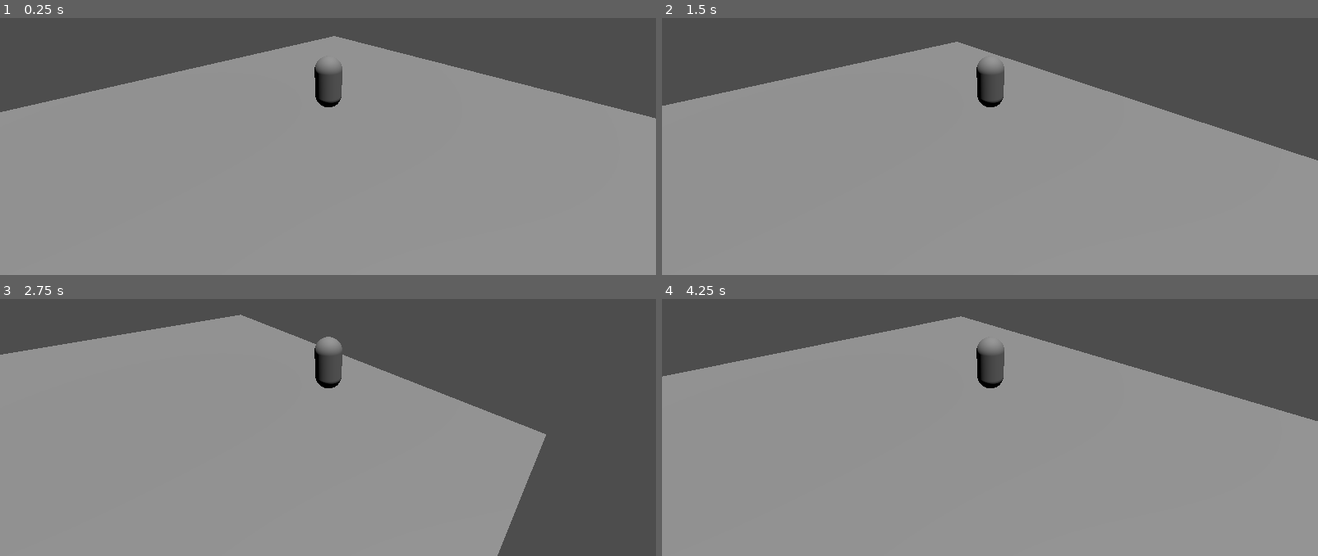
Above: before the commit, frames 1-4 (two rows, left to right).
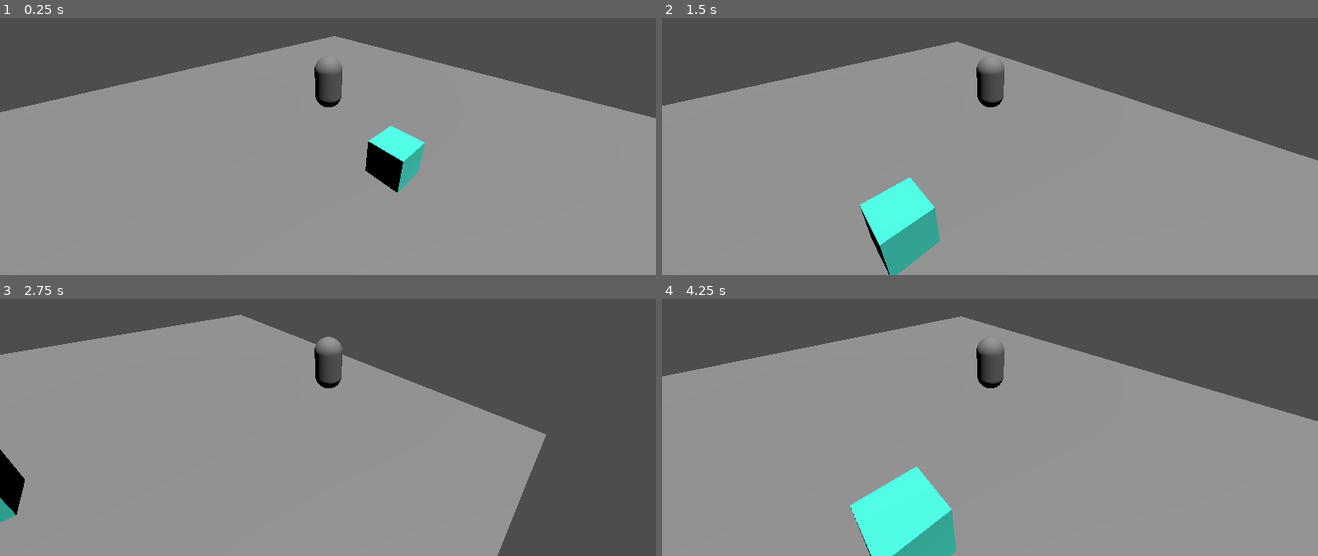
Above: after the commit, the same moments.

Repository: MagnusLucas/Cyberiada-Main-Game
Game: Godot game, scene res://game.tscn
Same seed, same stepped clock (60 frames per second), same inputs: the game is played once before the commit and once after it.
Inputs:
- Up to frame 1 (0.25 s): no input
- Up to frame 2 (1.5 s): hold D (go_right) 0.53-1.28 s; tap E (interact, bound only after the commit) at 0.6, 1.35 s; tap Space (jump) at 0.77 s; hold S (go_down) from 1.28 s (still down)
- Up to frame 3 (2.75 s): tap Space (jump) at 1.52 s; release S (go_down) at 2.03 s; hold D (go_right) from 2.03 s (still down); tap E (interact, bound only after the commit) at 2.1 s
- Up to frame 4 (4.25 s): release D (go_right) at 2.78 s; hold W (go_up) 2.78-3.53 s; tap E (interact, bound only after the commit) at 2.85, 3.6 s; tap Space (jump) at 3.02, 3.77 s; hold A (go_left) from 3.53 s (still down)

The runs differ from the first frame. In frame 1, 1.6% of the frame differs, in the area x 55-65%, y 42-69%; in frame 2, 2.9%; in frame 3, 0.7%; in frame 4, 4.0%, in the area x 28-45%, y 65-100%.

Commit message:
added example item
added an example item which can be picked and collided with

Diff:
--- a/character.gd
+++ b/character.gd
@@ -4,11 +4,22 @@
 const SPEED = 5.0
 const JUMP_VELOCITY = 4.5
 
+#Item area mówi czy jakiś item jest w area iterakcji
+var item_area = false
+
+var the_pickable_item
 
 func _physics_process(delta: float) -> void:
 	# Add the gravity.
 	if not is_on_floor():
 		velocity += get_gravity() * delta
+
+	# Interact/take items
+	if Input.is_action_just_pressed("interact"):
+		if item_area:
+			if the_pickable_item.is_in_group("pickable") and the_pickable_item.can_take:
+				the_pickable_item.taken()
+
 
 	# Handle jump.
 	if Input.is_action_just_pressed("jump") and is_on_floor():
@@ -26,3 +37,10 @@
 		velocity.z = move_toward(velocity.z, 0, SPEED)
 
 	move_and_slide()
+
+func item_area_entered(body: Node3D) -> void:
+	the_pickable_item = body
+	item_area = true
+
+func item_area_exit(_body: Node3D) -> void:
+	item_area = false
--- a/character.tscn
+++ b/character.tscn
@@ -1,10 +1,13 @@
-[gd_scene load_steps=4 format=3 uid="uid://yl8edsf2vjry"]
+[gd_scene load_steps=5 format=3 uid="uid://yl8edsf2vjry"]
 
 [ext_resource type="Script" path="res://character.gd" id="1_v7l8u"]
 
 [sub_resource type="CapsuleShape3D" id="CapsuleShape3D_5k8hl"]
 
 [sub_resource type="CapsuleMesh" id="CapsuleMesh_f5kkg"]
+
+[sub_resource type="CylinderShape3D" id="CylinderShape3D_tvile"]
+radius = 2.0
 
 [node name="character" type="CharacterBody3D"]
 script = ExtResource("1_v7l8u")
@@ -17,3 +20,11 @@
 
 [node name="MeshInstance3D" type="MeshInstance3D" parent="."]
 mesh = SubResource("CapsuleMesh_f5kkg")
+
+[node name="interactable_area" type="Area3D" parent="."]
+
+[node name="CollisionShape3D2" type="CollisionShape3D" parent="interactable_area"]
+shape = SubResource("CylinderShape3D_tvile")
+
+[connection signal="body_entered" from="interactable_area" to="." method="item_area_entered"]
+[connection signal="body_exited" from="interactable_area" to="." method="item_area_exit"]
--- /dev/null
+++ b/example_item.gd
@@ -0,0 +1,9 @@
+extends StaticBody3D
+#can_take - checks if item is still on the ground (and not alr picked up)
+var can_take = true
+# Called every frame. 'delta' is the elapsed time since the previous frame.
+
+func taken():
+	can_take = false
+	print('example_item')
+	queue_free()
--- a/game.tscn
+++ b/game.tscn
@@ -1,12 +1,21 @@
-[gd_scene load_steps=4 format=3 uid="uid://bhnwh8opyot71"]
+[gd_scene load_steps=8 format=3 uid="uid://bhnwh8opyot71"]
 
 [ext_resource type="PackedScene" uid="uid://yl8edsf2vjry" path="res://character.tscn" id="1_h1qin"]
+[ext_resource type="Script" path="res://example_item.gd" id="2_fvn5p"]
 
 [sub_resource type="PlaneMesh" id="PlaneMesh_wo7lo"]
 size = Vector2(20, 20)
 
 [sub_resource type="BoxShape3D" id="BoxShape3D_w71c0"]
 size = Vector3(20, 1, 20)
+
+[sub_resource type="StandardMaterial3D" id="StandardMaterial3D_gjji1"]
+albedo_color = Color(0.297965, 1, 0.903801, 1)
+
+[sub_resource type="BoxMesh" id="BoxMesh_odqi5"]
+material = SubResource("StandardMaterial3D_gjji1")
+
+[sub_resource type="BoxShape3D" id="BoxShape3D_3ftox"]
 
 [node name="world" type="Node3D"]
 
@@ -24,3 +33,13 @@
 
 [node name="DirectionalLight3D" type="DirectionalLight3D" parent="."]
 transform = Transform3D(1, 0, 0, 0, 0.258819, 0.965926, 0, -0.965926, 0.258819, 0, 14, 16)
+
+[node name="example_item" type="StaticBody3D" parent="." groups=["pickable"]]
+transform = Transform3D(1, 0, 0, 0, 1, 0, 0, 0, 1, -0.97822, 1.0718, 3.56972)
+script = ExtResource("2_fvn5p")
+
+[node name="MeshInstance3D" type="MeshInstance3D" parent="example_item"]
+mesh = SubResource("BoxMesh_odqi5")
+
+[node name="CollisionShape3D" type="CollisionShape3D" parent="example_item"]
+shape = SubResource("BoxShape3D_3ftox")
--- a/project.godot
+++ b/project.godot
@@ -14,6 +14,10 @@
 run/main_scene="res://game.tscn"
 config/features=PackedStringArray("4.3", "GL Compatibility")
 config/icon="res://icon.svg"
+
+[global_group]
+
+pickable="items that u can pick up"
 
 [input]
 
@@ -42,6 +46,11 @@
 "events": [Object(InputEventKey,"resource_local_to_scene":false,"resource_name":"","device":-1,"window_id":0,"alt_press …(191 unchanged characters)…
 ]
 }
+interact={
+"deadzone": 0.5,
+"events": [Object(InputEventKey,"resource_local_to_scene":false,"resource_name":"","device":-1,"window_id":0,"alt_pressed":false,"shift_pressed":false,"ctrl_pressed":false,"meta_pressed":false,"pressed":false,"keycode":0,"physical_keycode":69,"key_label":0,"unicode":101,"location":0,"echo":false,"script":null)
+]
+}
 
 [rendering]
 
